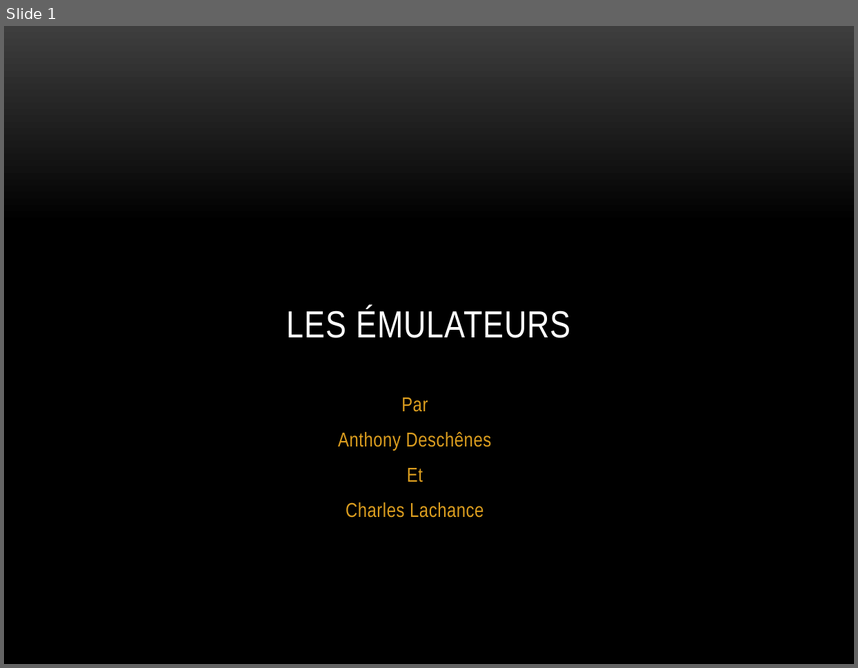
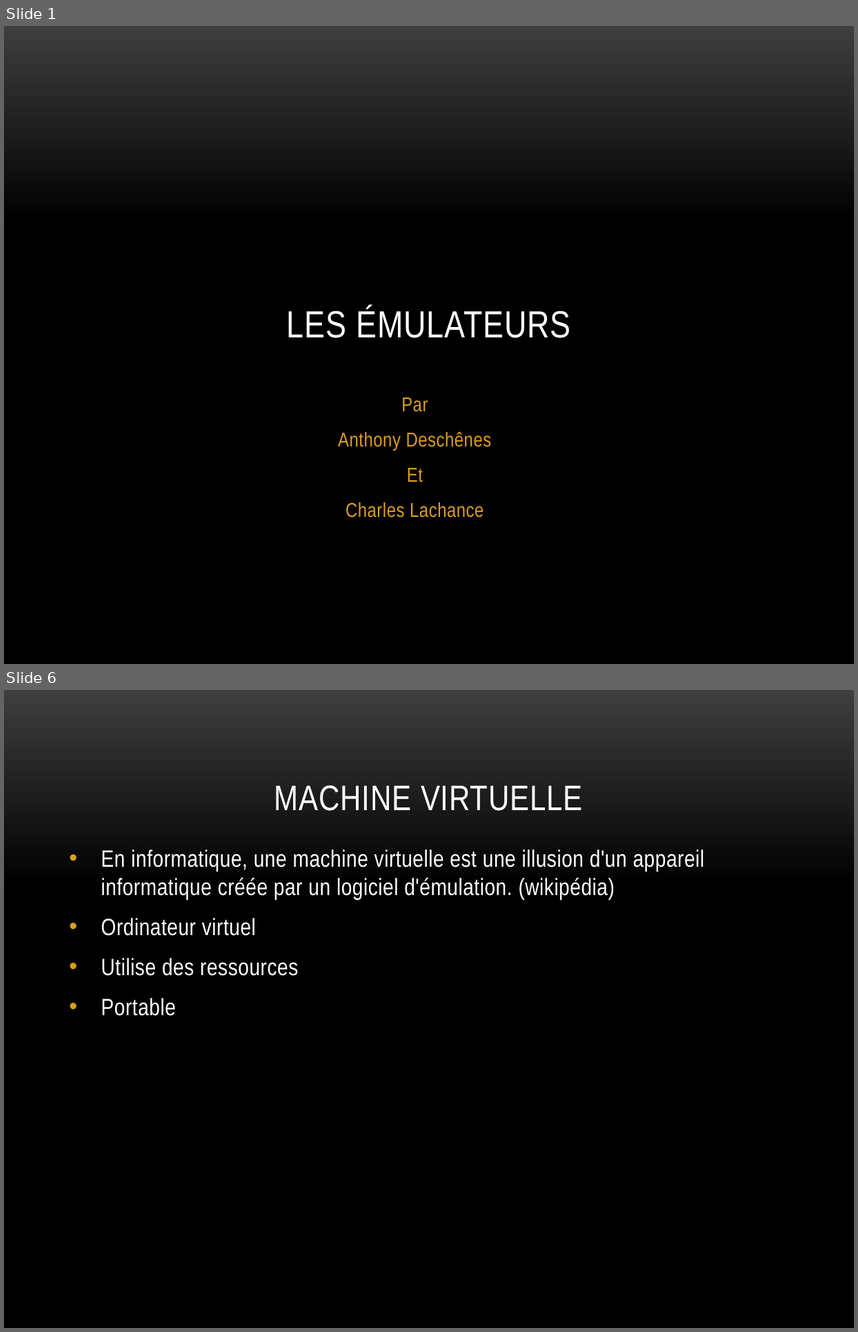
Before and after one commit to charlesfire/Chip-8_Disassembler, a slide deck: SERTP2.pptx. Shown one above the other, each under a label of ours: slide 1 before the commit, slides 1 and 6 after it; the slides between them are not shown. The pictures are 858x668 and 858x1332 pixels, drawn with LibreOffice and Linux fonts; fonts in the diff are those of the drawing; background and template pictures are left out. Boxes give left, top, right and bottom in pixels: in the first picture for what was removed or moved away, otherwise in the second. Text is boxed around its words. In the diff, an @@ line names an element or a change of style, - is before the commit and + after.

```diff
--- a/SERTP2.pptx
+++ b/SERTP2.pptx
@@ slide 6 added at <box>4,690,854,1328</box>, background picture (left out) @@
@@ title added at <box>274,785,583,811</box>, 30 pt, text #FFFFFF @@
+MACHINE VIRTUELLE
@@ text added at <box>101,849,705,1016</box>, 20 pt, text #FFFFFF @@
+• En informatique, une machine virtuelle est une illusion d'un appareil informatique créée par un logiciel d'émulation. (wikipédia)
+• Ordinateur virtuel
+• Utilise des ressources
+• Portable
```
Also in this commit, not shown: 1 slide changed, 10 other slides added.
